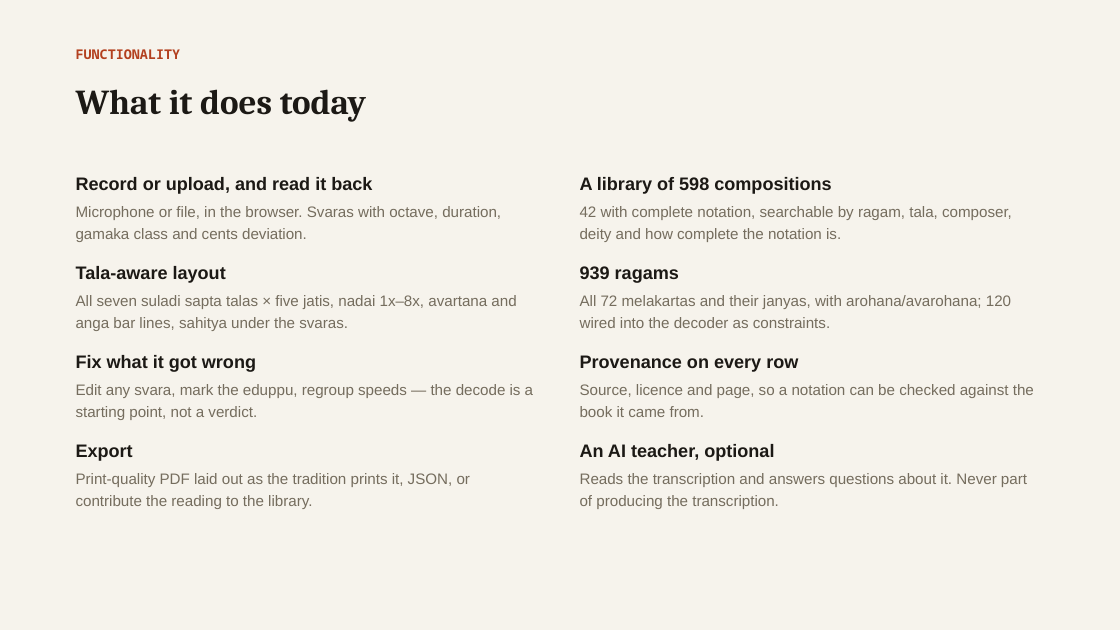
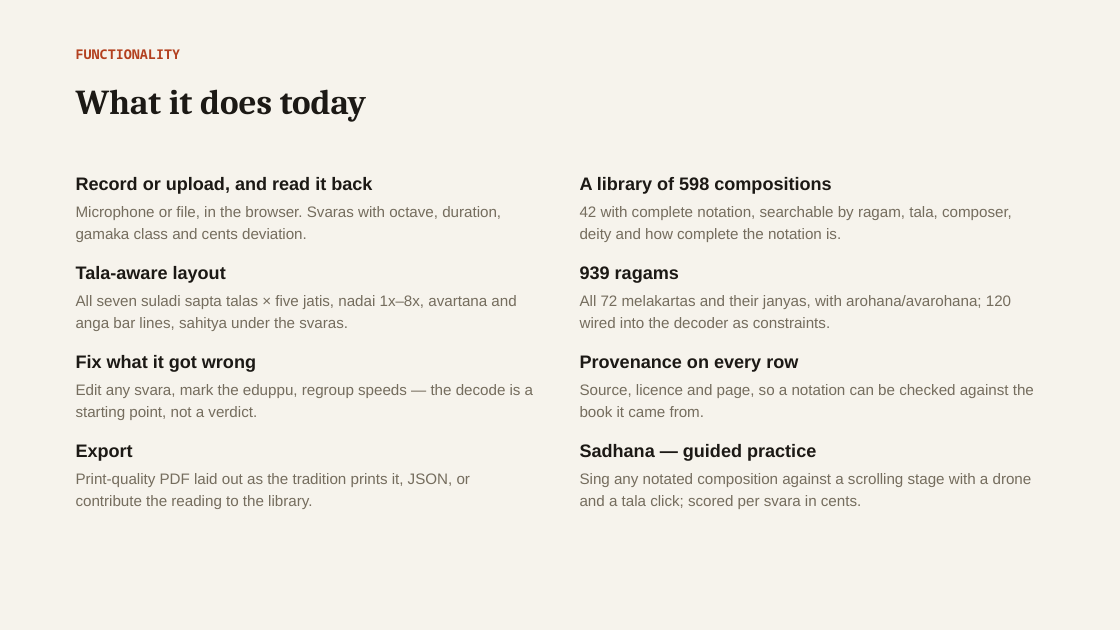
Before and after one commit to vinoth4v/sruthiscribe, a slide deck: slide 4 of SruthiScribe-pitch.pptx. Drawn at 1120x630 pixels with LibreOffice and Linux fonts; fonts in the diff are those of the drawing. Boxes give left, top, right and bottom in pixels: in the first picture for what was removed or moved away, otherwise in the second. Text is boxed around its words. In the diff, an @@ line names an element or a change of style, - is before the commit and + after.

```diff
--- a/SruthiScribe-pitch.pptx
+++ b/SruthiScribe-pitch.pptx
@@ text at [580,444,816,461]: text changed @@
-An AI teacher, optional
+Sadhana — guided practice
@@ text at [580,473,1032,509]: text changed @@
-Reads the transcription and answers questions about it. Never part of producing the transcription.
+Sing any notated composition against a scrolling stage with a drone and a tala click; scored per svara in cents.
```
Also in this commit, not shown: 4 other slides changed, 3 other files.
